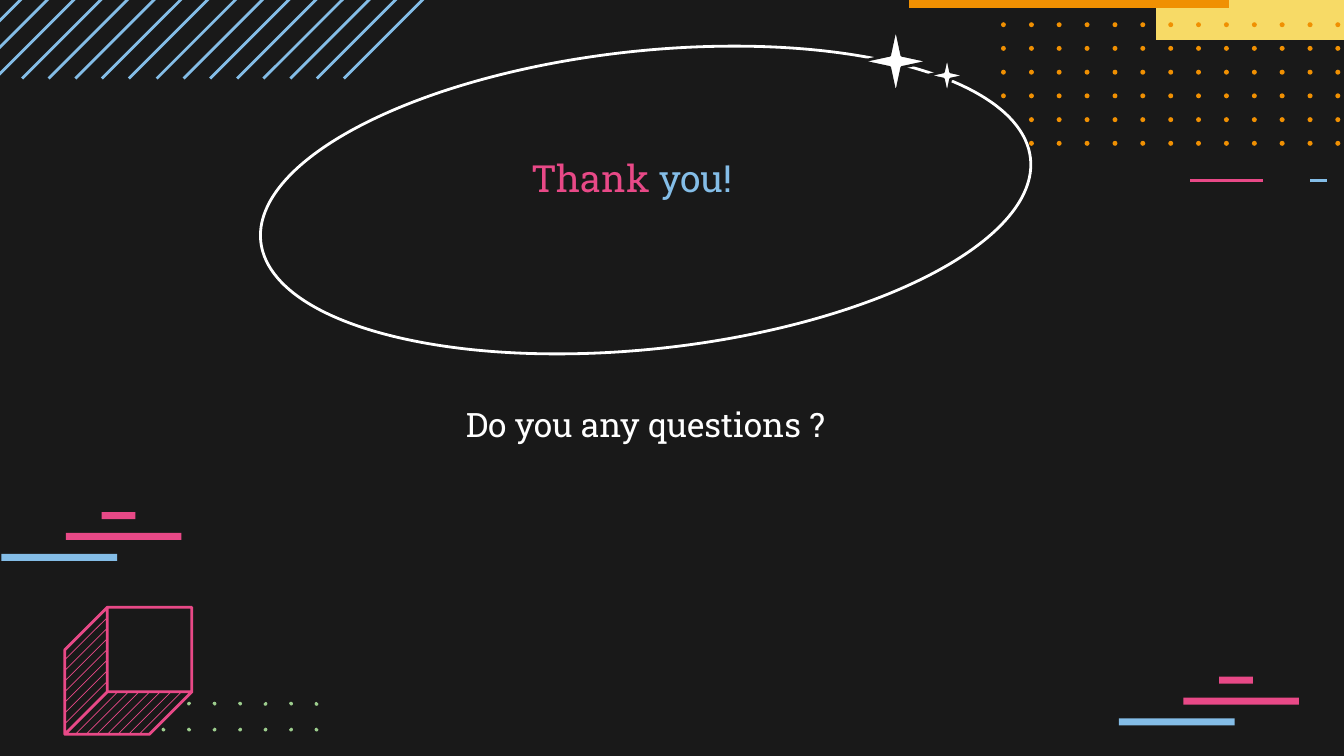
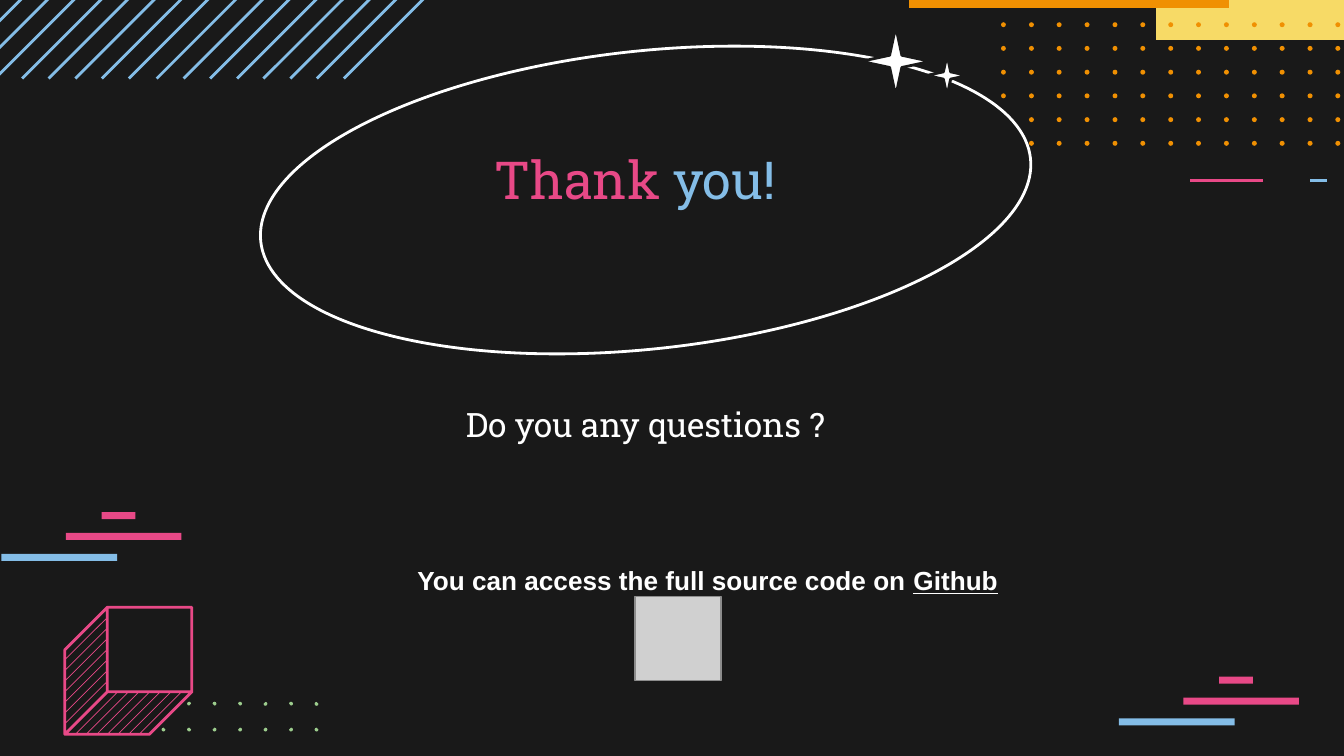
Before and after one commit to anish-2903/Food_Delivery_App, a slide deck: slide 26 of Resources/Presentation.pptx (slide 27 before the commit). Drawn at 1344x756 pixels with LibreOffice and Linux fonts; fonts in the diff are those of the drawing; grey boxes stand for pictures. Boxes give left, top, right and bottom in pixels: in the first picture for what was removed or moved away, otherwise in the second. Text is boxed around its words. In the diff, an @@ line names an element or a change of style, - is before the commit and + after.

```diff
--- a/Resources/Presentation.pptx
+++ b/Resources/Presentation.pptx
@@ text "Thank you!" at (495,159,775,210): size 20 to 28 pt @@
@@ text added at (417,571,997,594), 14 pt, text #FFFFFF, bold @@
+You can access the full source code on Github
@@ picture added at (636,597,722,681) @@
```
Also in this commit, not shown: 2 other slides changed, 4 slides added, 9 slides removed.
